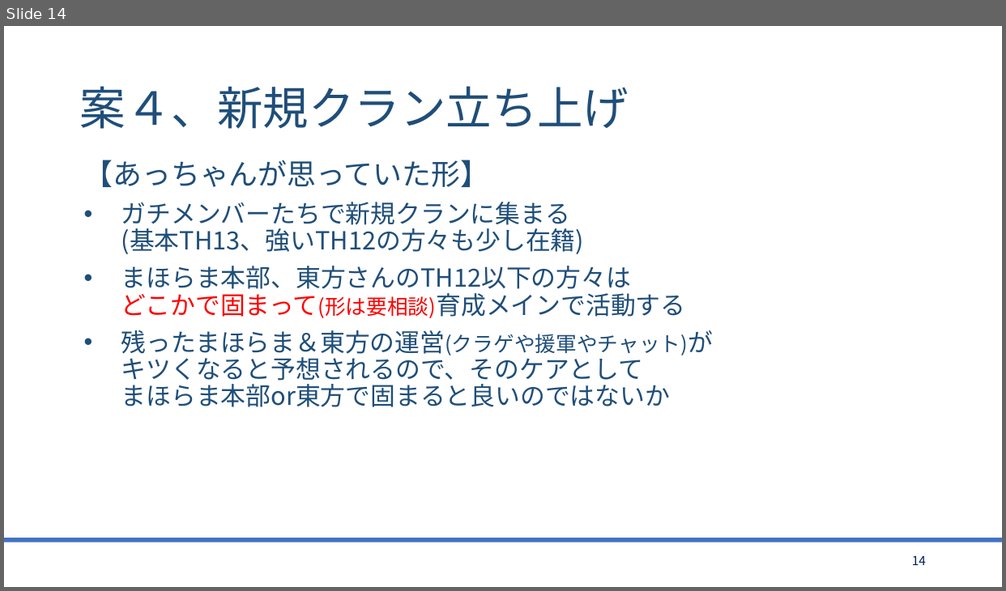
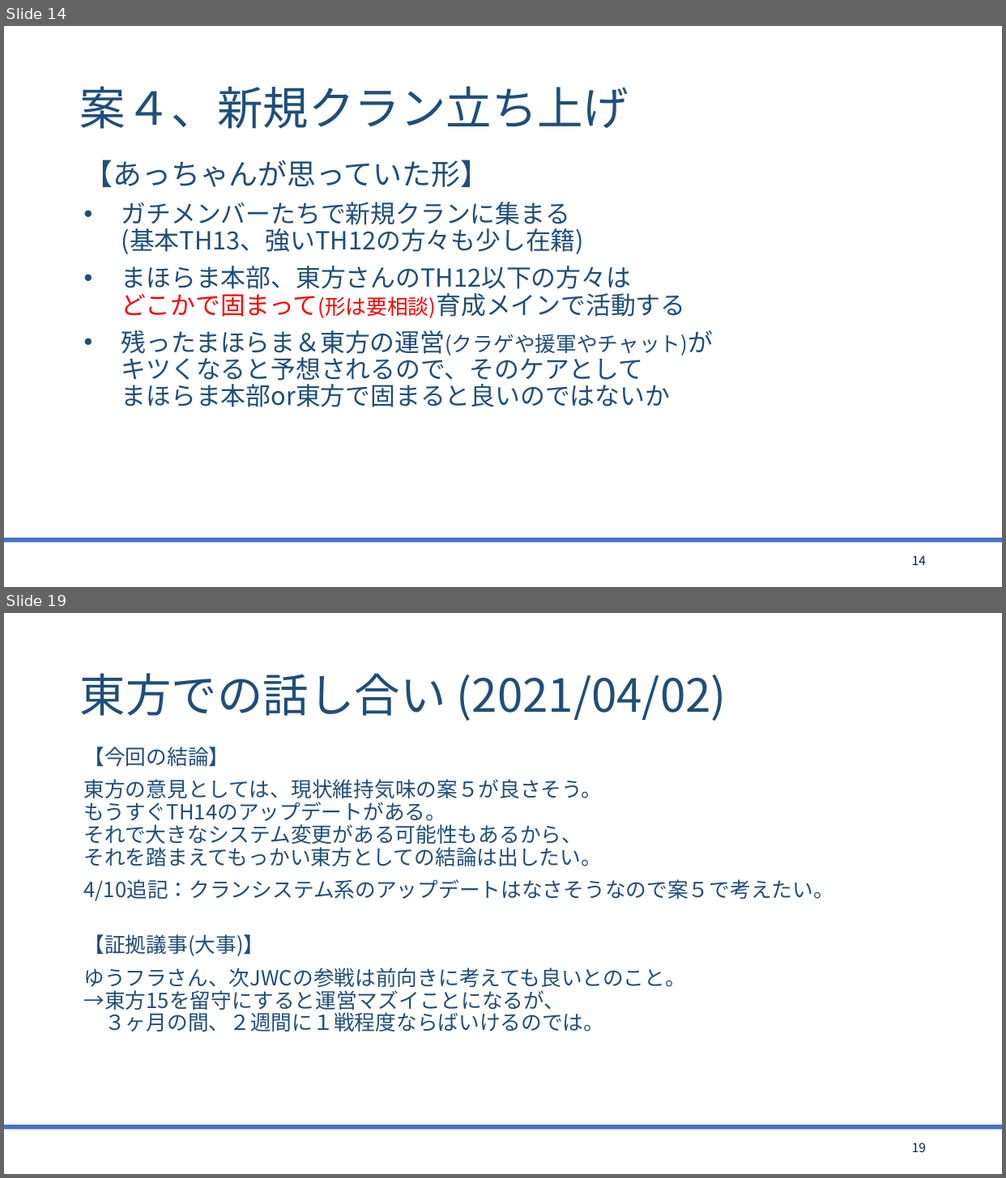
Before and after one commit to bigtreeCoC/documents, a slide deck: 東方とまほらまの今後について.pptx. Shown one above the other, each under a label of ours: slide 14 before the commit, slides 14 and 19 after it; the slides between them are not shown. The pictures are 1006x591 and 1006x1178 pixels, drawn with LibreOffice and Linux fonts; fonts in the diff are those of the drawing. Boxes give left, top, right and bottom in pixels: in the first picture for what was removed or moved away, otherwise in the second. Text is boxed around its words. In the diff, an @@ line names an element or a change of style, - is before the commit and + after.

Commit message:
東方とまほらま(2版)

```diff
--- a/東方とまほらまの今後について.pptx
+++ b/東方とまほらまの今後について.pptx
@@ slide 19 added at (4, 613, 1002, 1174), background #FFFFFF; not listed: 1 template element that a slide beside it also shows @@
@@ title added at (80, 673, 727, 721), 44 pt, text #1F4E79 @@
+東方での話し合い (2021/04/02)
@@ text added at (84, 747, 834, 1032), 20 pt, text #1F4E79 @@
+【今回の結論】
+東方の意見としては、現状維持気味の案５が良さそう。
+もうすぐTH14のアップデートがある。
+それで大きなシステム変更がある可能性もあるから、
+それを踏まえてもっかい東方としての結論は出したい。
+4/10追記：クランシステム系のアップデートはなさそうなので案５で考えたい。
+【証拠議事(大事)】
+ゆうフラさん、次JWCの参戦は前向きに考えても良いとのこと。
+→東方15を留守にすると運営マズイことになるが、
+３ヶ月の間、２週間に１戦程度ならばいけるのでは。
@@ page number added at (912, 1143, 926, 1152), 12 pt, text #002060 @@
+19
```
Also in this commit, not shown: 4 slides changed, 9 other slides added, 1 other file.
